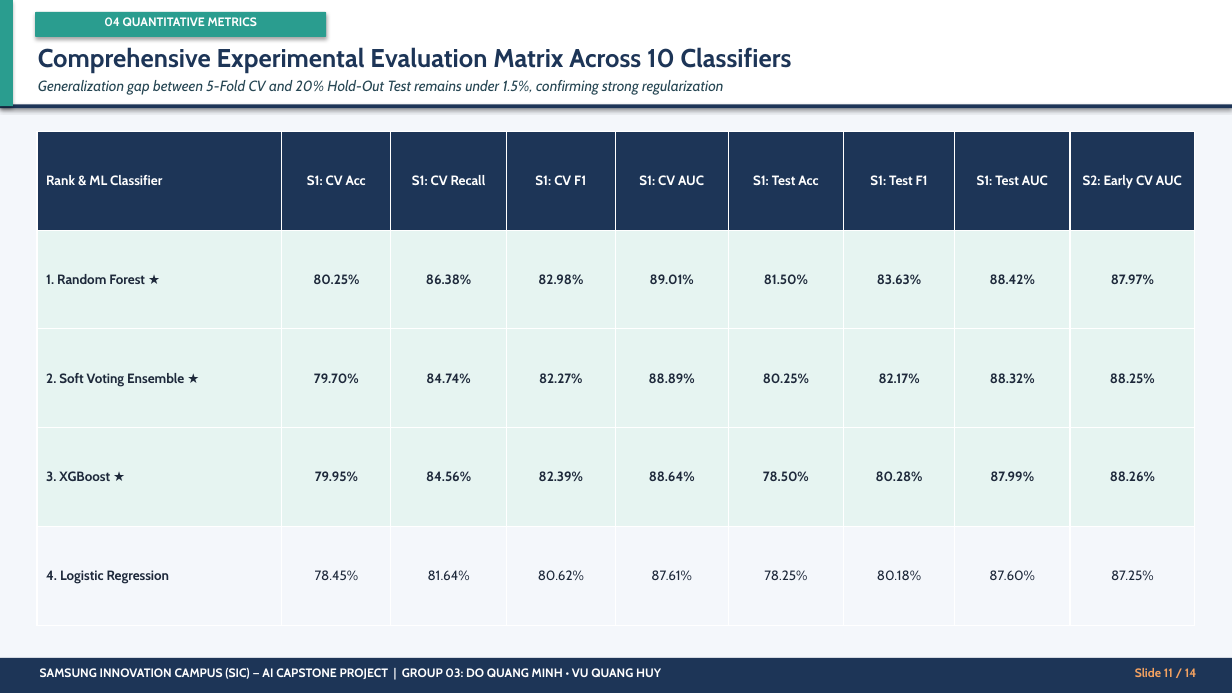
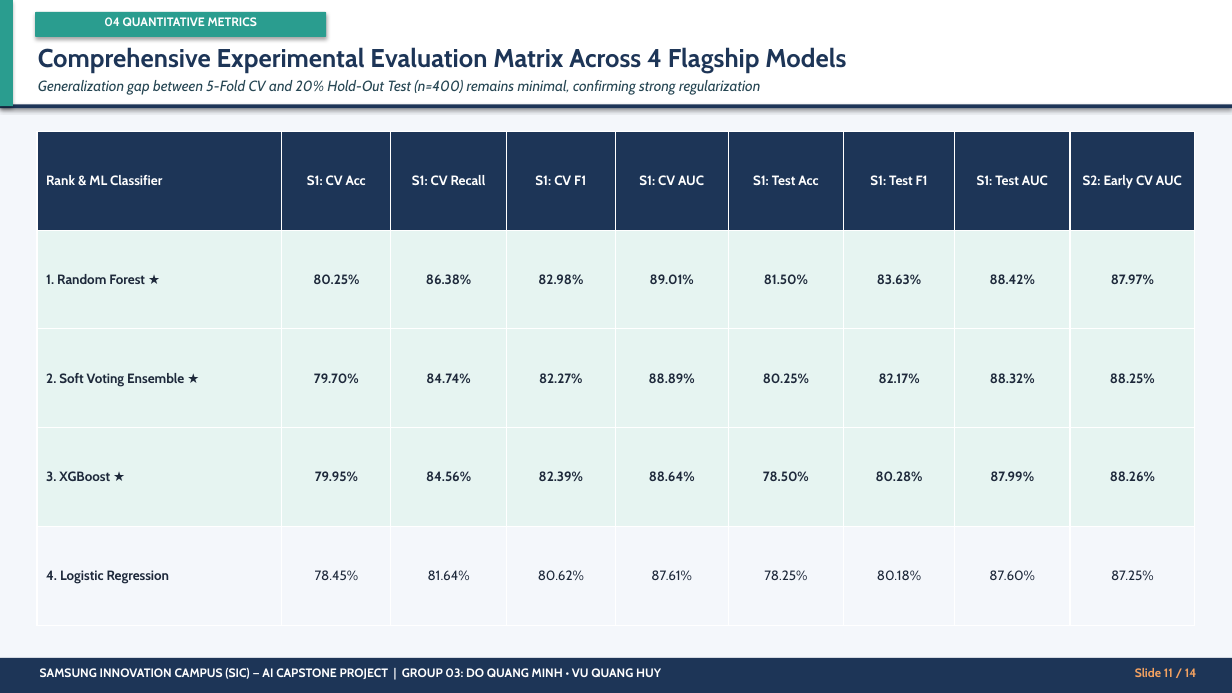
Before and after one commit to mrminh836/Student_Burnout, a slide deck: slide 11 of SIC_Documents_EN/SIC_AI_Capstone Project_Presentation Slide Template.pptx. Drawn at 1232x693 pixels with LibreOffice and Linux fonts; fonts in the diff are those of the drawing. Boxes give left, top, right and bottom in pixels: in the first picture for what was removed or moved away, otherwise in the second. Text is boxed around its words. In the diff, an @@ line names an element or a change of style, - is before the commit and + after.

```diff
--- a/SIC_Documents_EN/SIC_AI_Capstone Project_Presentation Slide Template.pptx
+++ b/SIC_Documents_EN/SIC_AI_Capstone Project_Presentation Slide Template.pptx
@@ text at <box>38,47,846,72</box>: text changed @@
-Comprehensive Experimental Evaluation Matrix Across 10 Classifiers
+Comprehensive Experimental Evaluation Matrix Across 4 Flagship Models
@@ text at <box>38,80,760,95</box>: text changed @@
-Generalization gap between 5-Fold CV and 20% Hold-Out Test remains under 1.5%, confirming strong regularization
+Generalization gap between 5-Fold CV and 20% Hold-Out Test (n=400) remains minimal, confirming strong regularization
```
Also in this commit, not shown: 5 other slides changed, 5 other files.
